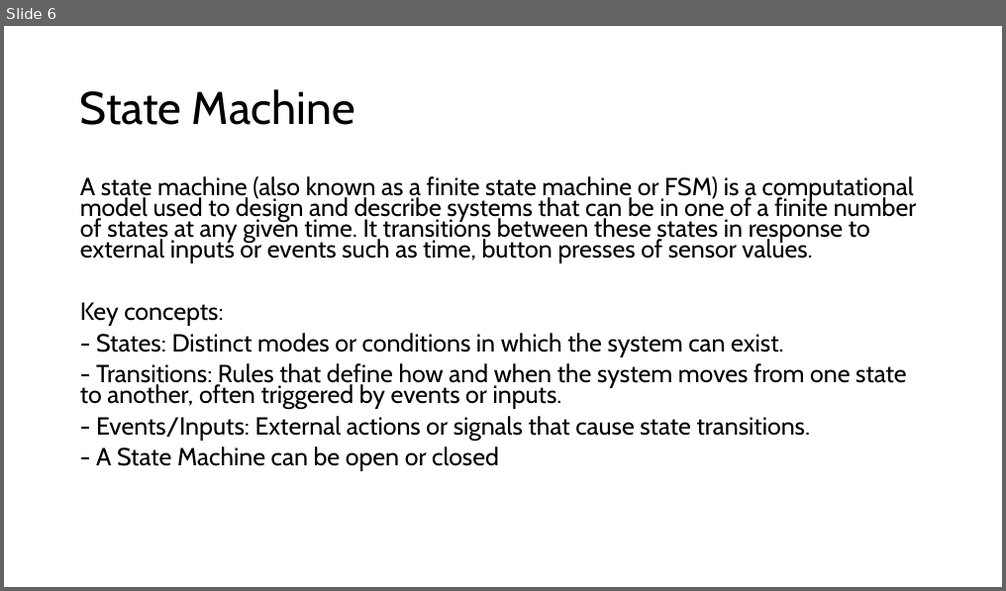
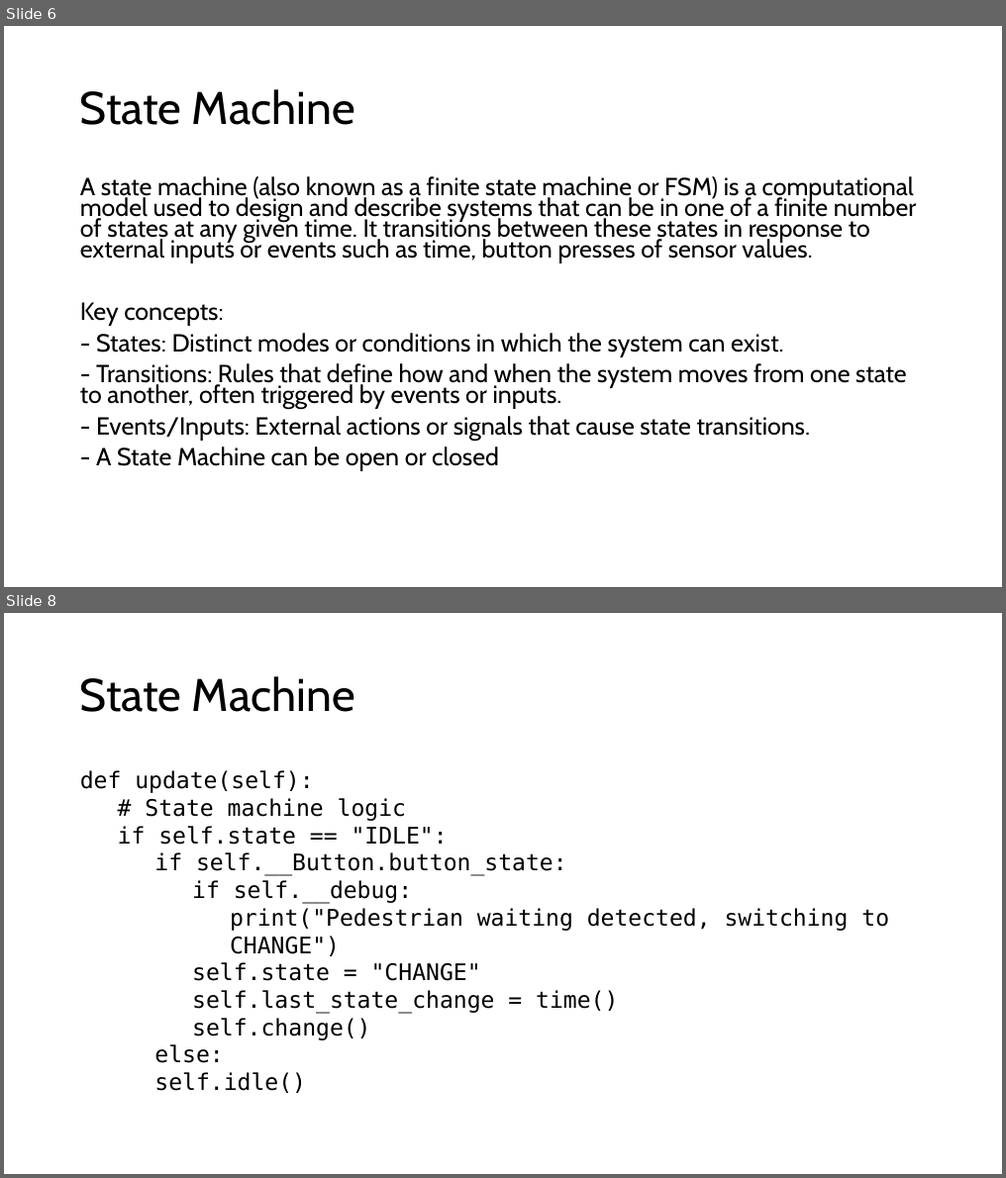
Before and after one commit to TempeHS/MicroPython_OOP_Pi_Pico_Mini_Project_Source, a slide deck: tutorials/presentations/Lecture7.pptx. Shown one above the other, each under a label of ours: slide 6 before the commit, slides 6 and 8 after it; the slides between them are not shown. The pictures are 1006x591 and 1006x1178 pixels, drawn with LibreOffice and Linux fonts; fonts in the diff are those of the drawing. Boxes give left, top, right and bottom in pixels: in the first picture for what was removed or moved away, otherwise in the second. Text is boxed around its words. In the diff, an @@ line names an element or a change of style, - is before the commit and + after.

```diff
--- a/tutorials/presentations/Lecture7.pptx
+++ b/tutorials/presentations/Lecture7.pptx
@@ slide 8 added at bbox=[4, 613, 1002, 1174], background #FFFFFF @@
@@ title added at bbox=[80, 676, 355, 712], 44 pt, text #000000 @@
+State Machine
@@ text added at bbox=[80, 770, 889, 1093], 22 pt, text #000000 @@
+def update(self):
+  # State machine logic
+  if self.state == "IDLE":
+    if self.__Button.button_state:
+      if self.__debug:
+        print("Pedestrian waiting detected, switching to CHANGE")
+      self.state = "CHANGE"
+      self.last_state_change = time()
+      self.change()
+    else:
+    self.idle()
```
Also in this commit, not shown: 1 slide changed, 7 other slides added, 1 slide removed, 16 other files.
